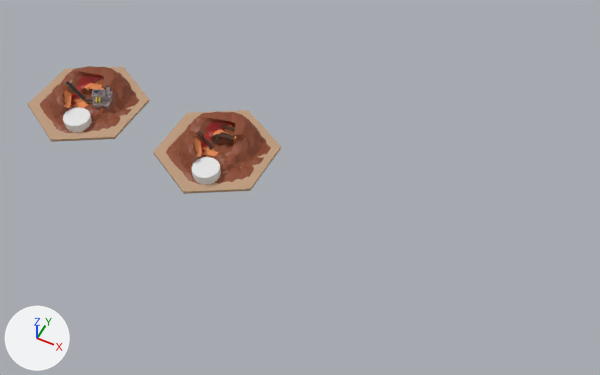
Two versions of the Blender file src/clay.blend, one commit apart.
Rendered twice from a camera (50 mm lens) standing at (17.77, -17.52, 21.55) and looking at (9.12, -0.22, -0.08). The axes (+X, +Y, +Z) are drawn at lower left. The lights are the same throughout.

The first picture shows 'Base', 'BaseNew', 'Conveyor1', 'CurvedTube', 'Cylinder', 'Quarry', 'QuarryNew', 'Scaffolding', 'StandNew'.
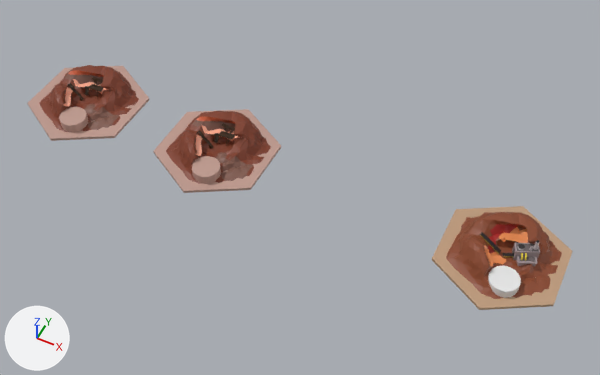
Where the change shows, as pixel boxes [x1, y1, x2, y2] in the pictures (600 x 375 px; the box of a moved part takes in the faces that stretch with it):
'Quarry', moved
    before: [40, 66, 139, 133]
    after: [446, 212, 562, 299]
'Combined', added
    after: [27, 65, 149, 141]
'Base', moved
    before: [28, 67, 150, 142]
    after: [432, 206, 573, 310]
'QuarryNew', reshaped, moved
    both: [166, 111, 271, 184]
'BaseNew', mesh moved
    before: [153, 110, 281, 194]
    after: [153, 109, 281, 193]
'Cylinder', moved
    before: [63, 107, 92, 132]
    after: [488, 266, 521, 298]
'CurvedTube', moved
    before: [91, 86, 113, 109]
    after: [512, 240, 540, 267]
'StandNew', recoloured, moved (grey to brown)
    before: [192, 157, 221, 185]
    after: [192, 156, 221, 184]
'Scaffolding', moved
    before: [196, 124, 235, 150]
    after: [196, 123, 235, 149]
'Conveyor2', moved
    before: [65, 81, 85, 100]
    after: [480, 232, 501, 254]
'Conveyor1', moved
    before: [86, 99, 93, 103]
    after: [502, 253, 514, 257]
part 2 of me_cylinder_003, moved or reshaped
    before: [227, 131, 234, 142]
    after: [227, 130, 234, 141]
part 3 of me_cylinder_003, moved or reshaped
    before: [204, 132, 214, 141]
    after: [204, 131, 215, 140]
part 4 of me_cylinder_003, moved or reshaped
    both: [166, 111, 271, 184]
part 5 of me_cylinder_003, moved or reshaped
    before: [196, 136, 207, 148]
    after: [196, 135, 207, 147]
part 6 of me_cylinder_003, moved or reshaped
    before: [233, 136, 243, 145]
    after: [233, 135, 243, 144]

Edits to the bpy script that builds the scene:
```text
Add mat_scaffoldmat:
    mat_scaffoldmat = bpy.data.materials.new('ScaffoldMat')
    mat_scaffoldmat.use_nodes = True; mat_scaffoldmat.node_tree.nodes.clear()
    _N = mat_scaffoldmat.node_tree.nodes; _L = mat_scaffoldmat.node_tree.links
    n0 = _N.new('ShaderNodeOutputMaterial'); n0.name = 'Material Output'
    n1 = _N.new('ShaderNodeBsdfPrincipled'); n1.name = 'Principled BSDF'
    n1.distribution = 'GGX'
    n1.subsurface_method = 'BURLEY'
    n2 = _N.new('ShaderNodeAttribute'); n2.name = 'Attribute'
    n2.attribute_name = 'Col'
    _L.new(n1.outputs[0], n0.inputs[0])  # 'BSDF' to 'Surface'
    _L.new(n2.outputs[0], n1.inputs[0])  # 'Color' to 'Base Color'
Change me_cylinder_002:
    where me_cylinder_002.from_pydata(...)  # 12 vertices, 8 faces; spans x -1.99..1.99, y -2.3..2.3, z -0.05..0.05
    me_cylinder_002 part 1: the whole mesh is moved by (0.0, 0.0, 0.05)
Change me_cylinder_003:
    used by ob_quarrynew; location = (5.75, 0.01, -0.01); scale = (0.85, 0.85, 0.85)
    remove me_cylinder_003.from_pydata(...)  # 394 vertices, 741 faces; spans x -2.0..1.99, y -2.3..2.3, z 0.05..1.15
    add me_cylinder_003.from_pydata(...)  # 394 vertices, 741 faces; spans x -1.91..2.08, y -2.29..2.31, z 0.1..1.2
    me_cylinder_003 part 2: the 1 vertex in x 0.25, y 0.39, z 0.6 is moved by (0.06, -0.02, 0.05)
    me_cylinder_003 part 3: the 1 vertex in x -0.5, y 0.14, z 0.51 is moved by (0.07, 0.02, 0.11)
    me_cylinder_003 part 4: 390 of the vertices in x -2.0..1.99, y -2.3..2.3, z 0.05..1.15 are moved by (0.09, 0.01, 0.05)
    me_cylinder_003 part 5: the 1 vertex in x -0.64, y -0.35, z 0.54 is moved by (0.09, 0.02, 0.08)
    me_cylinder_003 part 6: the 1 vertex in x 0.58, y 0.32, z 0.67 is moved by (0.11, 0.03, 0.05)
Change me_cylinder_006:
    where me_cylinder_006.from_pydata(...)  # 32 vertices, 18 faces; spans x -0.5..0.5, y -0.5..0.5, z -0.459..0.651
    used by ob_standnew; location = (5.96, -1.23, 0.19); scale = (1.0, 1.0, 0.321)
    me_cylinder_006 part 7: the whole mesh is moved by (0.286, -1.228, 0.745)
    add me_cylinder_006.materials.append(mat_material_010)
Change me_cylinder_044:
    where me_cylinder_044.from_pydata(...)  # 1078 vertices, 780 faces; spans x -8.3..45.4, y -6.2..73.0, z -39.5..9.9
    used by ob_scaffolding; location = (4.99, 0.02, 0.6); rotation_euler = (0.625, 0.455, -0.9), in degrees (36, 26, -52); scale = (0.0162, 0.0162, 0.0162)
    me_cylinder_044 part 8: the whole mesh is moved by (-42.4, -12.1, 38.3)
Change ob_base:
    ob_base.location: (0.0, 0.0, 0.0) -> (16.32, 0.0, 0.0)
Change ob_quarry:
    ob_quarry.location: (0.08, 0.01, -0.01) -> (16.4, 0.01, -0.01)
Change ob_curvedtube:
    ob_curvedtube.location: (0.83, -0.09, 0.44) -> (17.15, -0.09, 0.44)
Change ob_conveyor2:
    ob_conveyor2.location: (-0.47, -0.07, 0.49) -> (15.86, -0.07, 0.49)
Change ob_conveyor1:
    ob_conveyor1.location: (0.25, -0.04, 0.22) -> (16.57, -0.04, 0.22)
Change ob_cylinder:
    ob_cylinder.location: (0.36, -1.14, 0.17) -> (16.68, -1.14, 0.17)
Change ob_quarrynew:
    ob_quarrynew.location: (5.75, 0.01, -0.01) -> (5.68, 0.0, 0.0)
Change ob_standnew:
    ob_standnew.location: (5.96, -1.23, 0.19) -> (5.68, 0.0, 0.0)
Change ob_scaffolding:
    ob_scaffolding.location: (4.99, 0.02, 0.6) -> (5.68, 0.0, 0.0)
Add ob_combined:
    ob_combined = bpy.data.objects.new('Combined', me_cylinder_017)  # 1516 vertices, 2845 faces; spans x -2.34..2.34, y -2.71..2.71, z 0.0..1.2
    ob_combined.location = (0.0, 0.0, 0.0)
    ob_combined.scale = (0.85, 0.85, 0.85)
```
